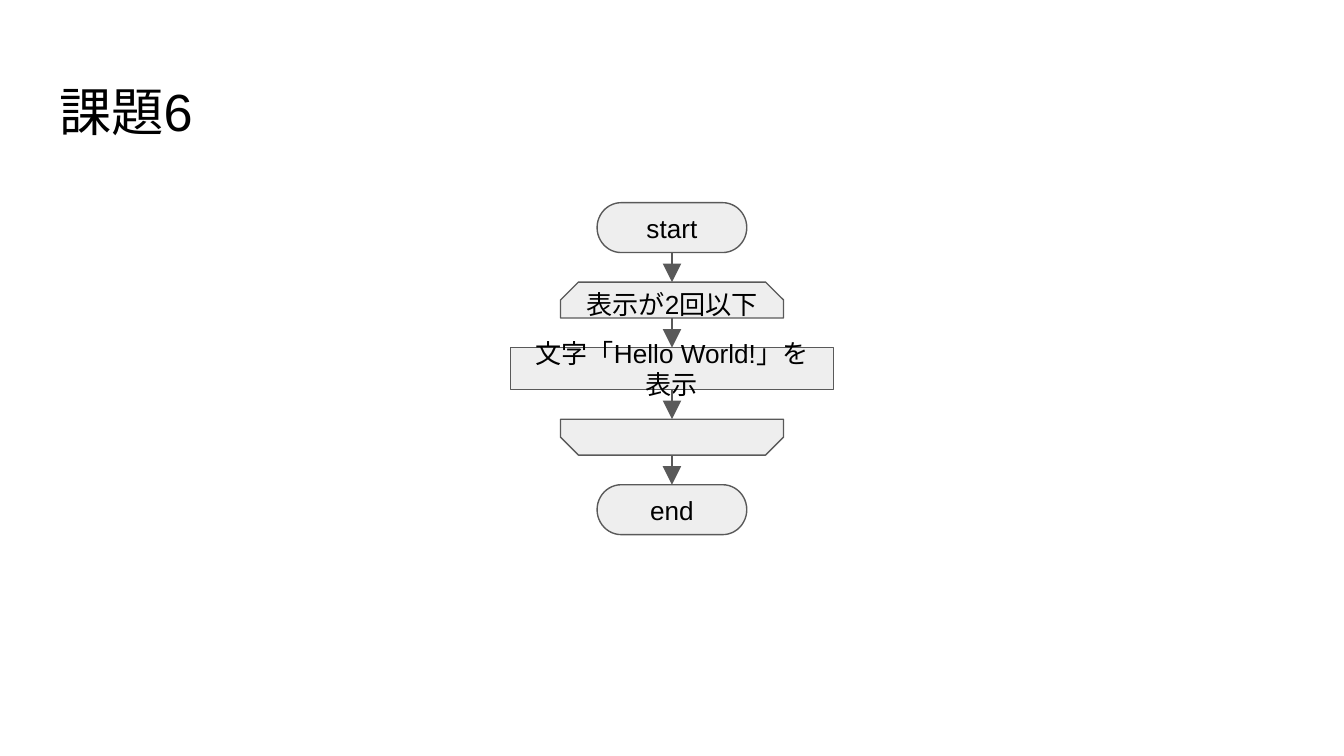
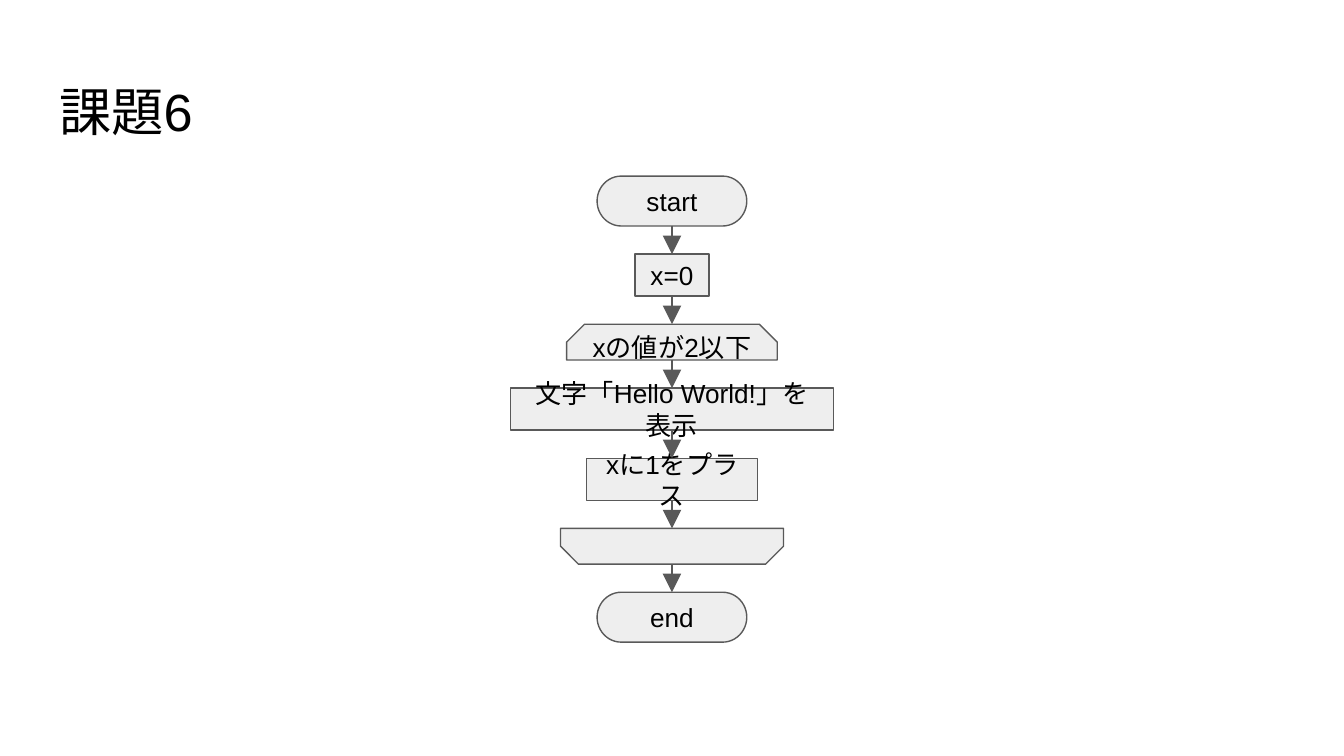
Before and after one commit to ryosuke89/Challenge, a slide deck: slide 6 of challenge_0/flowchart.pptx. Drawn at 1344x756 pixels with LibreOffice and Linux fonts; fonts in the diff are those of the drawing. Boxes give left, top, right and bottom in pixels: in the first picture for what was removed or moved away, otherwise in the second. Text is boxed around its words. In the diff, an @@ line names an element or a change of style, - is before the commit and + after.

```diff
--- a/challenge_0/flowchart.pptx
+++ b/challenge_0/flowchart.pptx
@@ 3 arrows, 1 pill shape moved together from (x1=597, y1=203, x2=746, y2=485) to (x1=597, y1=176, x2=746, y2=458) @@
@@ rectangle added at (x1=636, y1=254, x2=710, y2=296), fill #EEEEEE, outline #595959 0.75 pt, 14 pt, text #000000 @@
+x=0
@@ snip same rect removed at (x1=560, y1=282, x2=784, y2=319) @@
-表示が2回以下
@@ snip same rect added at (x1=567, y1=324, x2=778, y2=360), fill #EEEEEE, outline #595959 0.75 pt, 14 pt, text #000000 @@
+xの値が2以下
@@ rectangle "文字「Hello World!」を表示" moved from (x1=511, y1=348, x2=833, y2=390) to (x1=511, y1=388, x2=833, y2=430) @@
@@ arrow moved from (672, 390) - (672, 419) to (672, 360) - (672, 388) @@
@@ rectangle added at (x1=586, y1=458, x2=757, y2=500), fill #EEEEEE, outline #595959 0.75 pt, 14 pt, text #000000 @@
+xに1をプラス
@@ arrow added from (672, 500) to (672, 528), #595959 0.75 pt @@
@@ snip same rect moved from (x1=560, y1=419, x2=784, y2=456) to (x1=560, y1=528, x2=784, y2=564) @@
@@ arrow added from (672, 564) to (672, 593), #595959 0.75 pt @@
@@ pill shape "end" moved from (x1=597, y1=485, x2=746, y2=535) to (x1=597, y1=593, x2=746, y2=642) @@
```
Also in this commit, not shown: 6 other slides changed.
